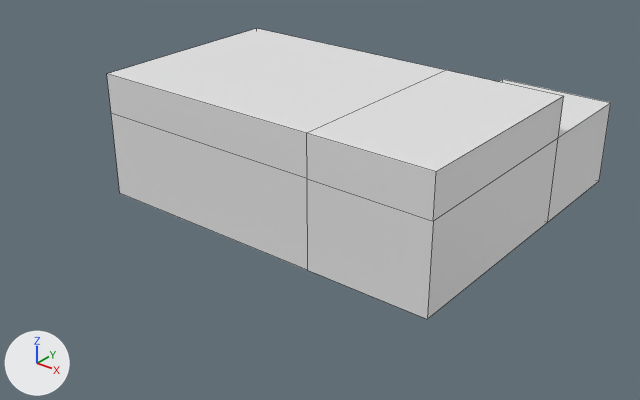
What one commit did to the Blender file blender models/Library.blend.
One viewpoint serves both versions: a 50 mm lens placed at (20.9, -45.3, 22.4), pointed at (-7.1, -10.4, 0.8). The axes (+X, +Y, +Z) are drawn at lower left. The lights are the same throughout. The picture after the commit comes second. Mesh edges are drawn as thin lines.
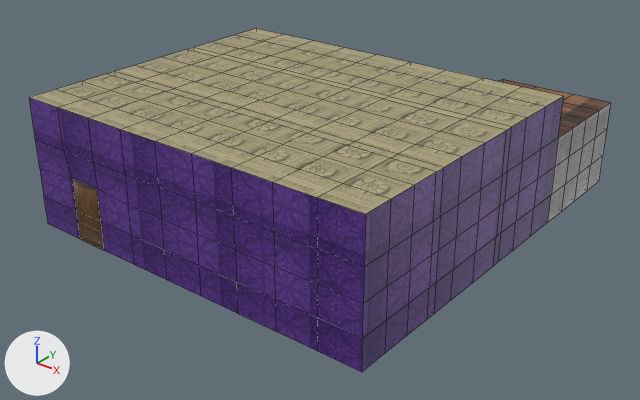
Boxes [x1, y1, x2, y2] around the edits, measured in the pictures (640 x 400 px):
'Cube.001', reshaped, recoloured (darker, 15% wider, 18% taller)
    before: [107, 28, 611, 319]
    after: [29, 28, 611, 372]
part 1 of me_cube_001, built on
    before: [107, 74, 436, 319]
    after: [29, 28, 611, 372]

The edits, one by one:
Picture 'wd_dr.png' (img_wd_dr_png) is new.
Picture 'prpl_wlppr.png' (img_prpl_wlppr_png) is new.
Picture 'cncrte.png' (img_cncrte_png) is new.
Picture 'inr_dbl_dr.png' (img_inr_dbl_dr_png) is new.
Picture 'bookshelf.png' (img_bookshelf_png) is new.
Picture 'din_cl.png' (img_din_cl_png) is new.
Picture 'wd_flr.png' (img_wd_flr_png) is new.
Material 'door' (mat_door) is new.
Its texture is img_wd_dr_png.
Material 'wallpaper' (mat_wallpaper) is new.
Its texture is img_prpl_wlppr_png.
Material 'concrete' (mat_concrete) is new.
Its texture is img_cncrte_png.
Material 'double door' (mat_double_door) is new.
Its texture is img_inr_dbl_dr_png.
Material 'bookshelf' (mat_bookshelf) is new.
Its texture is img_bookshelf_png.
Material 'ceiling' (mat_ceiling) is new.
Its texture is img_din_cl_png.
Material 'wood' (mat_wood) is new.
Its texture is img_wd_flr_png.
me_cube_001 is used by ob_cube_001; location (0.0, 0.0, 2.5); scale (3.5, 3.5, 2.5).
me_cube_001 had 22 vertices, 20 faces and spanned x -5.09..1.0, y -4.51..1.0, z -1.0..1.92.
me_cube_001 now has 468 vertices, 466 faces and spans x -5.09..1.0, y -5.94..1.0, z -1.0..1.92.
me_cube_001 part 1: 1 vertex removed from x -1.0, y -4.51, z 1.0; 447 vertices added at x -5.09..1.0, y -5.94..1.0, z -1.0..1.92.
me_cube_001 gains material mat_wood (picture img_wd_flr_png).
me_cube_001 gains material mat_ceiling (picture img_din_cl_png).
me_cube_001 gains material mat_wallpaper (picture img_prpl_wlppr_png).
me_cube_001 gains material mat_concrete (picture img_cncrte_png).
me_cube_001 gains material mat_bookshelf (picture img_bookshelf_png).
me_cube_001 gains material mat_double_door (picture img_inr_dbl_dr_png).
me_cube_001 gains material mat_door (picture img_wd_dr_png).
